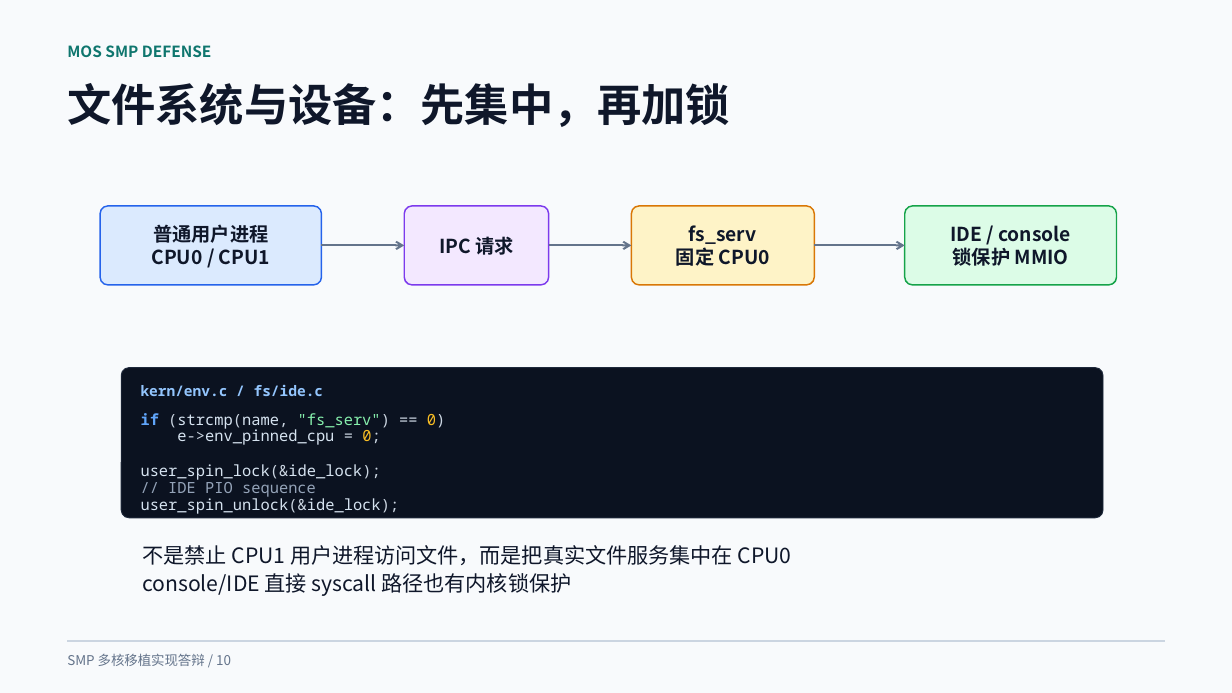
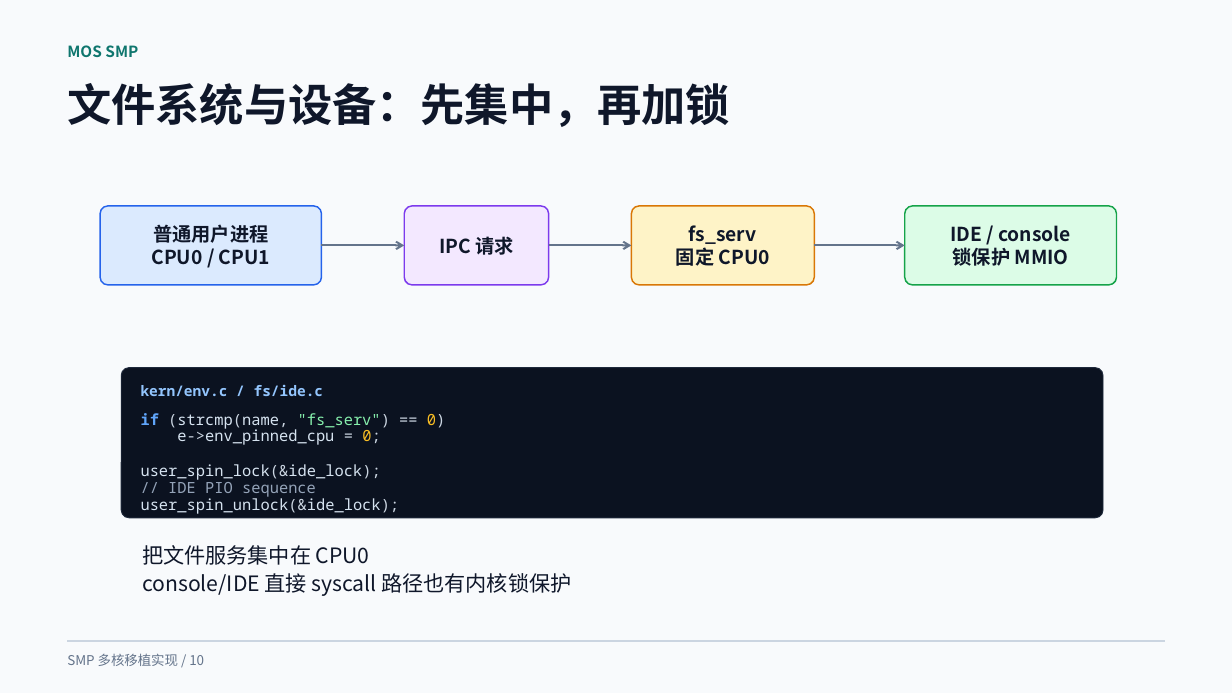
Before and after one commit to ventsdenye2/OS-challenging-Mission, a slide deck: slide 10 of smp-defense-redesign-v4.pptx. Drawn at 1232x693 pixels with LibreOffice and Linux fonts; fonts in the diff are those of the drawing. Boxes give left, top, right and bottom in pixels: in the first picture for what was removed or moved away, otherwise in the second. Text is boxed around its words. In the diff, an @@ line names an element or a change of style, - is before the commit and + after.

```diff
--- a/smp-defense-redesign-v4.pptx
+++ b/smp-defense-redesign-v4.pptx
@@ text at [67, 45, 138, 57]: text changed @@
-MOS SMP DEFENSE
+MOS SMP
@@ text at [142, 545, 370, 565]: text changed @@
-不是禁止 CPU1 用户进程访问文件，而是把真实文件服务集中在 CPU0
+把文件服务集中在 CPU0
@@ text at [67, 653, 204, 666]: text changed @@
-SMP 多核移植实现答辩 / 10
+SMP 多核移植实现 / 10
```
Also in this commit, not shown: 17 other slides changed.
